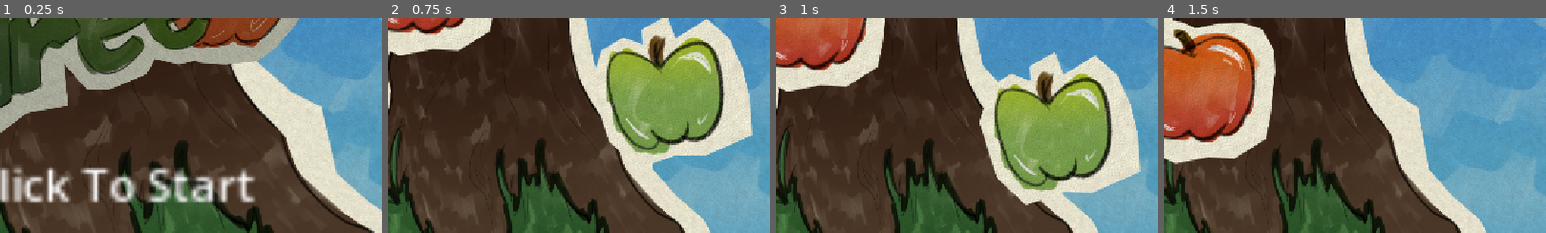
Above: before the commit, frames 1-4 (left to right).
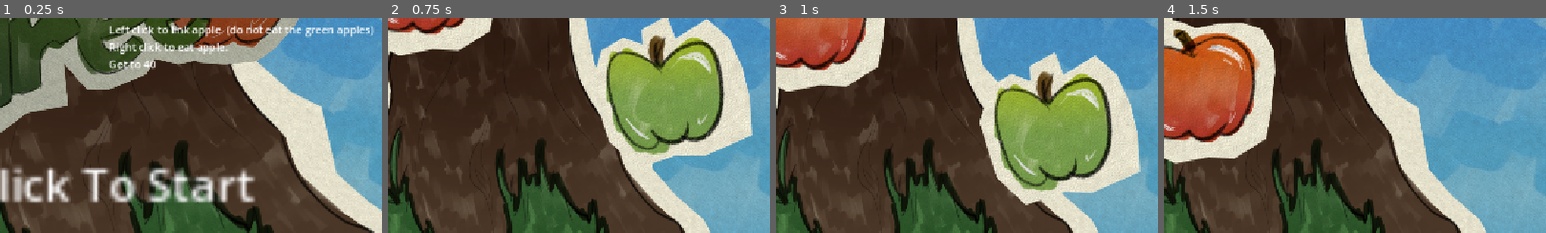
Above: after the commit, the same moments.

Repository: evelicry/Apple-Link
Game: Godot game, scene res://scenes/menu.tscn
The game is run twice, just before and just after one commit, with the same random seed, the same clock (stepped at 60 frames per second) and the same inputs.
Inputs (mouse positions are % of the whole screen's width and height, from its top left):
- Up to frame 1 (0.25 s): no input
- Up to frame 2 (0.75 s): tap Enter at 0.5 s; move the mouse to (72, 45) at 0.52 s; click (72, 45) at 0.67 s
- Up to frame 3 (1 s): no input
- Up to frame 4 (1.5 s): move the mouse to (11, 58) at 1.27 s; click (11, 58) at 1.42 s
The pictures show only the part of the screen within x 36-86%, y 49-99%; the shares and areas given below are measured in that part.

The runs differ from the first frame. In frame 1, 2.4% of the frame differs, in the area x 28-98%, y 3-24%; in frame 2, nothing differs; in frame 3, nothing differs; in frame 4, nothing differs.
Error in both runs: Cannot call method 'play' on a null value. (res://scripts/RealApple.gd:29)

Commit message:
once more

Diff:
--- a/scenes/menu.tscn
+++ b/scenes/menu.tscn
@@ -29,3 +29,10 @@
 text = "Click To Start"
 
 [node name="Camera2D" type="Camera2D" parent="." unique_id=335923513]
+
+[node name="Label2" type="Label" parent="." unique_id=1954721223]
+offset_right = 40.0
+offset_bottom = 23.0
+text = "Left click to link apple. (do not eat the green apples)
+Right click to eat apple.
+Get to 40"
Not shown, changed: audio/freesound_community-apple-bite-85720.mp3.import
